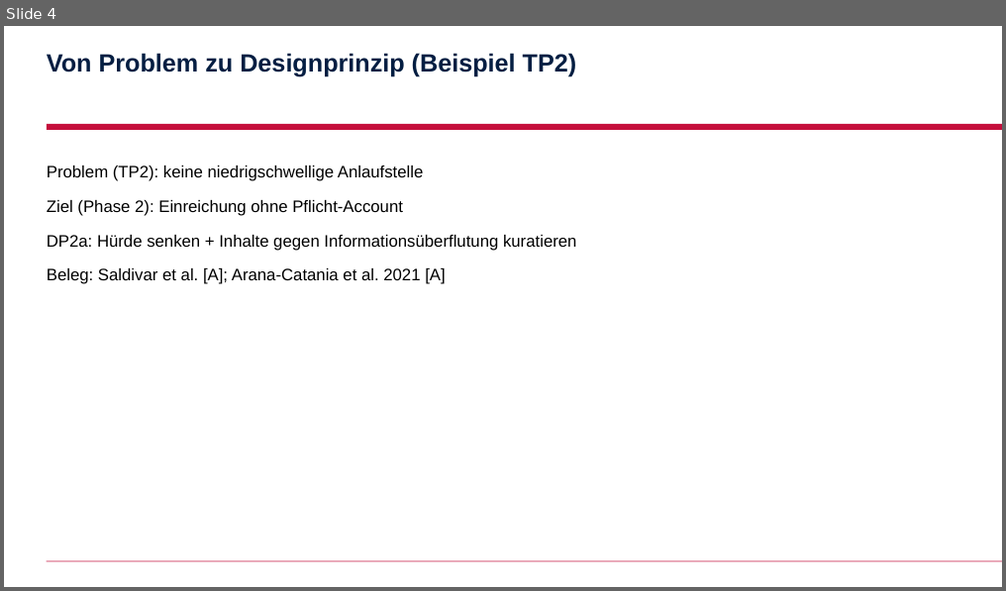
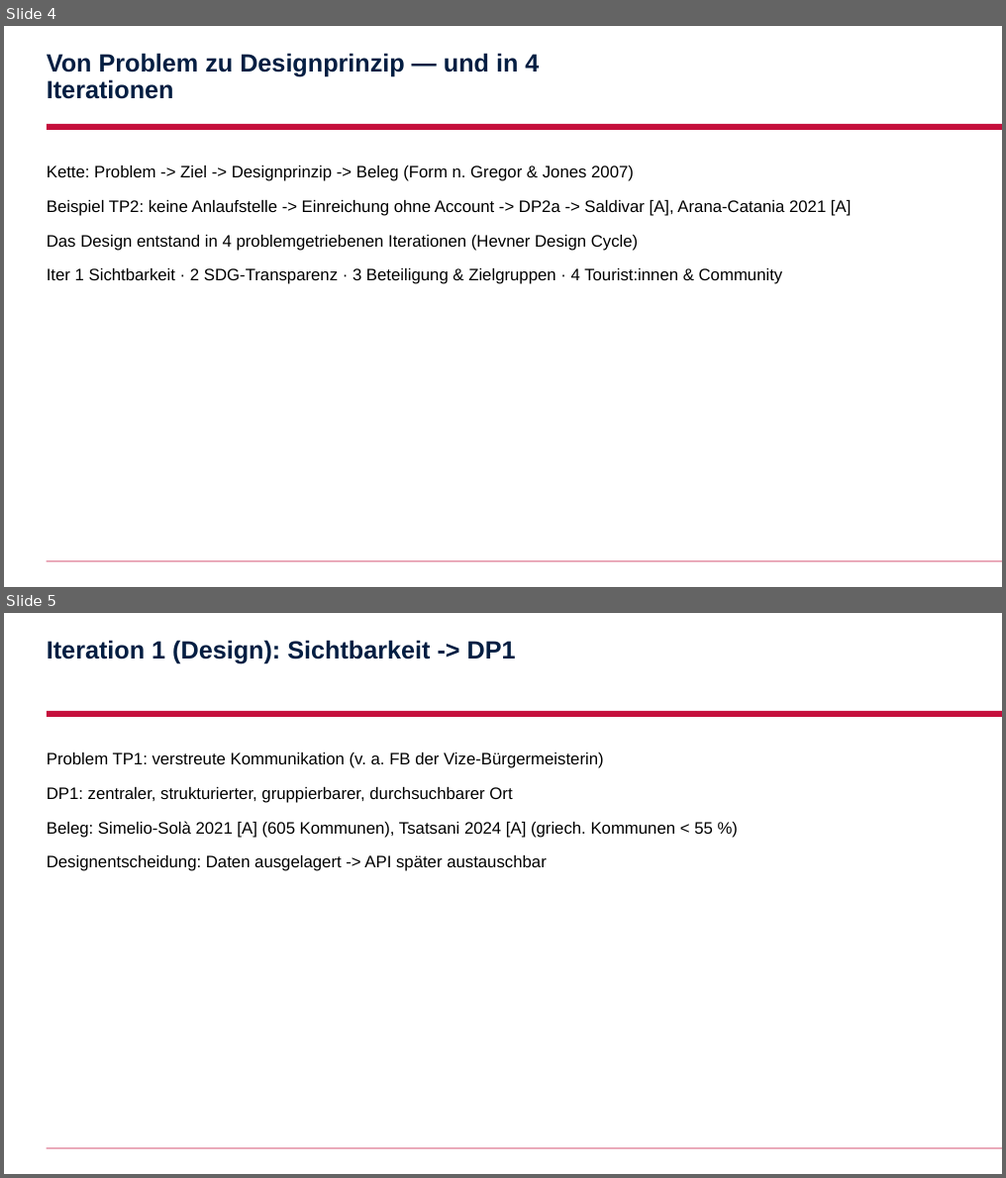
Before and after one commit to AnshulAgrawal7/zoe-sustainability-platform, a slide deck: docs/slides/marieclaire.pptx. Shown one above the other, each under a label of ours: slide 4 before the commit, slides 4 and 5 after it. The pictures are 1006x591 and 1006x1178 pixels, drawn with LibreOffice and Linux fonts; fonts in the diff are those of the drawing; background and template pictures are left out. Boxes give left, top, right and bottom in pixels: in the first picture for what was removed or moved away, otherwise in the second. Text is boxed around its words. In the diff, an @@ line names an element or a change of style, - is before the commit and + after.

```diff
--- a/docs/slides/marieclaire.pptx
+++ b/docs/slides/marieclaire.pptx
@@ slide 5 added at box(4, 613, 1002, 1174), background #FFFFFF; not listed: 2 template elements that a slide beside it also shows @@
@@ title added at box(47, 640, 516, 664), 24 pt, text #041E42, bold @@
+Iteration 1 (Design): Sichtbarkeit -> DP1
@@ text added at box(47, 753, 713, 871), 16 pt, text #000000 @@
+Problem TP1: verstreute Kommunikation (v. a. FB der Vize-Bürgermeisterin)
+DP1: zentraler, strukturierter, gruppierbarer, durchsuchbarer Ort
+Beleg: Simelio-Solà 2021 [A] (605 Kommunen), Tsatsani 2024 [A] (griech. Kommunen < 55 %)
+Designentscheidung: Daten ausgelagert -> API später austauschbar
@@ slide 4 changed as well @@
@@ title at box(47, 53, 539, 99): text changed @@
-Von Problem zu Designprinzip (Beispiel TP2)
+Von Problem zu Designprinzip — und in 4 Iterationen
@@ text at box(47, 166, 850, 284): text changed @@
-Problem (TP2): keine niedrigschwellige Anlaufstelle
-Ziel (Phase 2): Einreichung ohne Pflicht-Account
-DP2a: Hürde senken + Inhalte gegen Informationsüberflutung kuratieren
-Beleg: Saldivar et al. [A]; Arana-Catania et al. 2021 [A]
+Kette: Problem -> Ziel -> Designprinzip -> Beleg (Form n. Gregor & Jones 2007)
+Beispiel TP2: keine Anlaufstelle -> Einreichung ohne Account -> DP2a -> Saldivar [A], Arana-Catania 2021 [A]
+Das Design entstand in 4 problemgetriebenen Iterationen (Hevner Design Cycle)
+Iter 1 Sichtbarkeit · 2 SDG-Transparenz · 3 Beteiligung & Zielgruppen · 4 Tourist:innen & Community
```
Also in this commit, not shown: 5 other slides changed, 2 other slides added, 3 slides removed, 8 other files.
